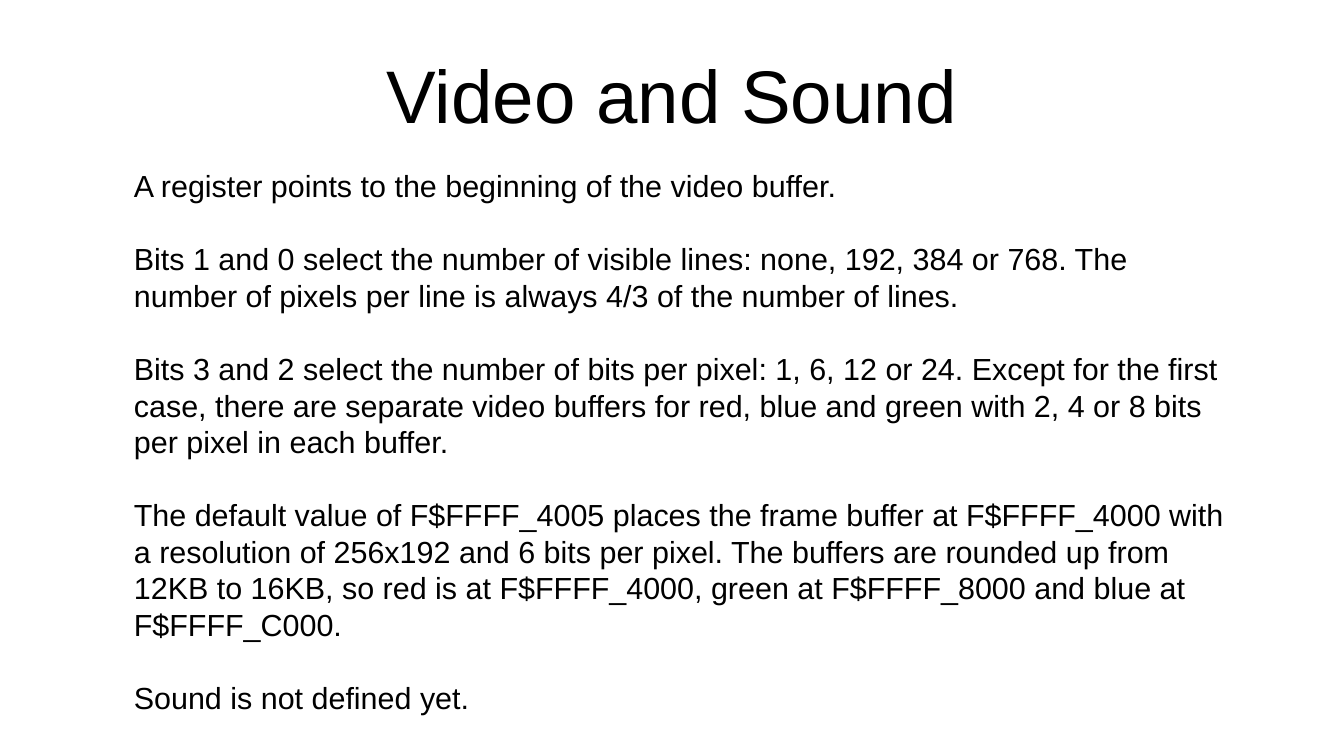
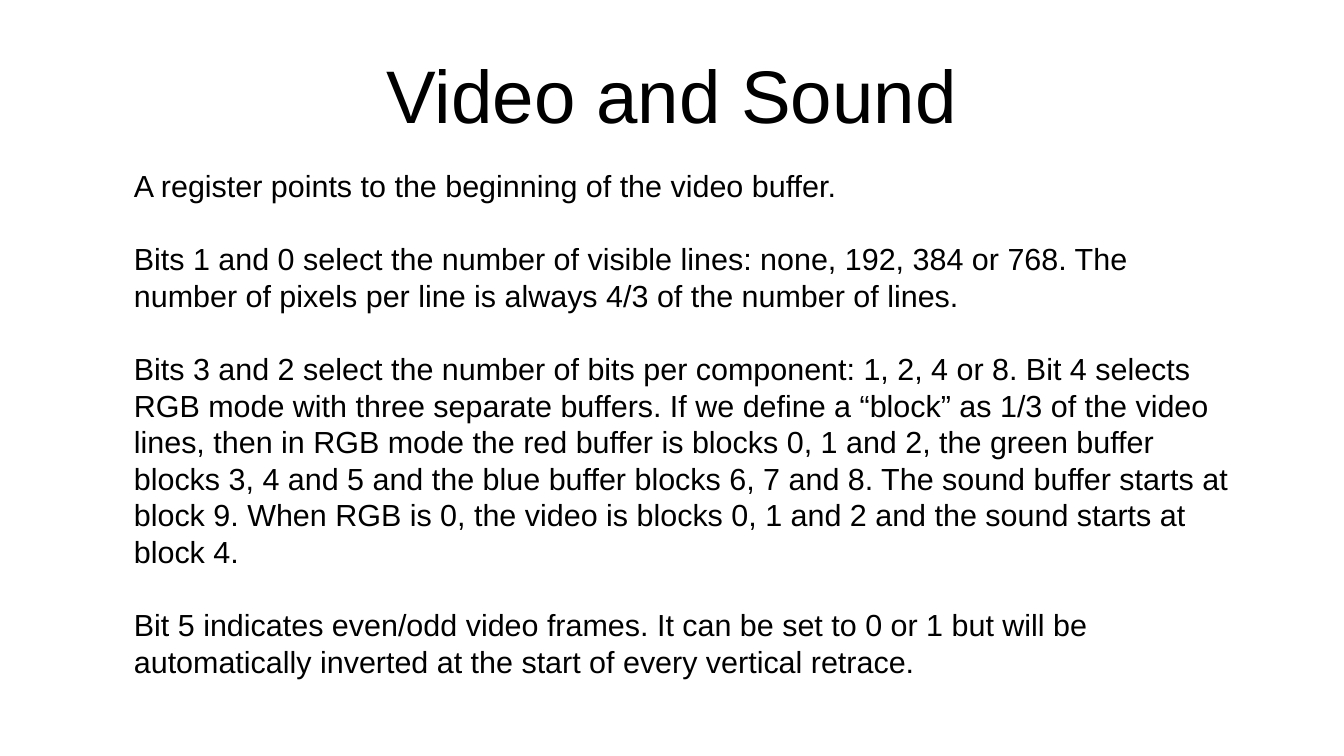
Before and after one commit to jeceljr/baby42, a slide deck: slide 25 of doc/baby42_slides.odp. Drawn at 1344x756 pixels with LibreOffice and Linux fonts; fonts in the diff are those of the drawing. Boxes give left, top, right and bottom in pixels: in the first picture for what was removed or moved away, otherwise in the second. Text is boxed around its words. In the diff, an @@ line names an element or a change of style, - is before the commit and + after.

Commit message:
add sound and make all jumps relative

```diff
--- a/doc/baby42_slides.odp
+++ b/doc/baby42_slides.odp
@@ text at [134,358,1227,679]: text changed @@
-Bits 3 and 2 select the number of bits per pixel: 1, 6, 12 or 24. Except for the first case, there are separate video buffers for red, blue and green with 2, 4 or 8 bits per pixel in each buffer.
-The default value of F$FFFF_4005 places the frame buffer at F$FFFF_4000 with a resolution of 256x192 and 6 bits per pixel. The buffers are rounded up from 12KB to 16KB, so red is at F$FFFF_4000, green at F$FFFF_8000 and blue at F$FFFF_C000.
-Sound is not defined yet.
+Bits 3 and 2 select the number of bits per component: 1, 2, 4 or 8. Bit 4 selects RGB mode with three separate buffers. If we define a “block” as 1/3 of the video lines, then in RGB mode the red buffer is blocks 0, 1 and 2, the green buffer blocks 3, 4 and 5 and the blue buffer blocks 6, 7 and 8. The sound buffer starts at block 9. When RGB is 0, the video is blocks 0, 1 and 2 and the sound starts at block 4.
+Bit 5 indicates even/odd video frames. It can be set to 0 or 1 but will be automatically inverted at the start of every vertical retrace.
```
Also in this commit, not shown: 2 other slides changed, 1 slide added, 1 other file.
